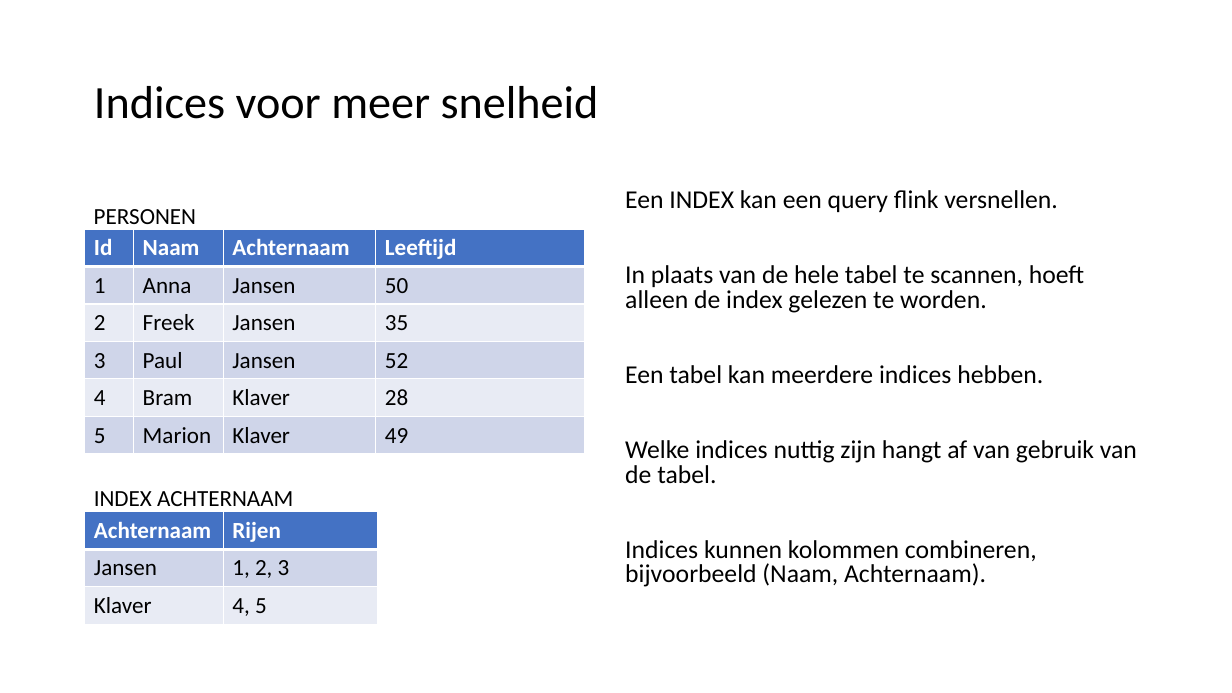
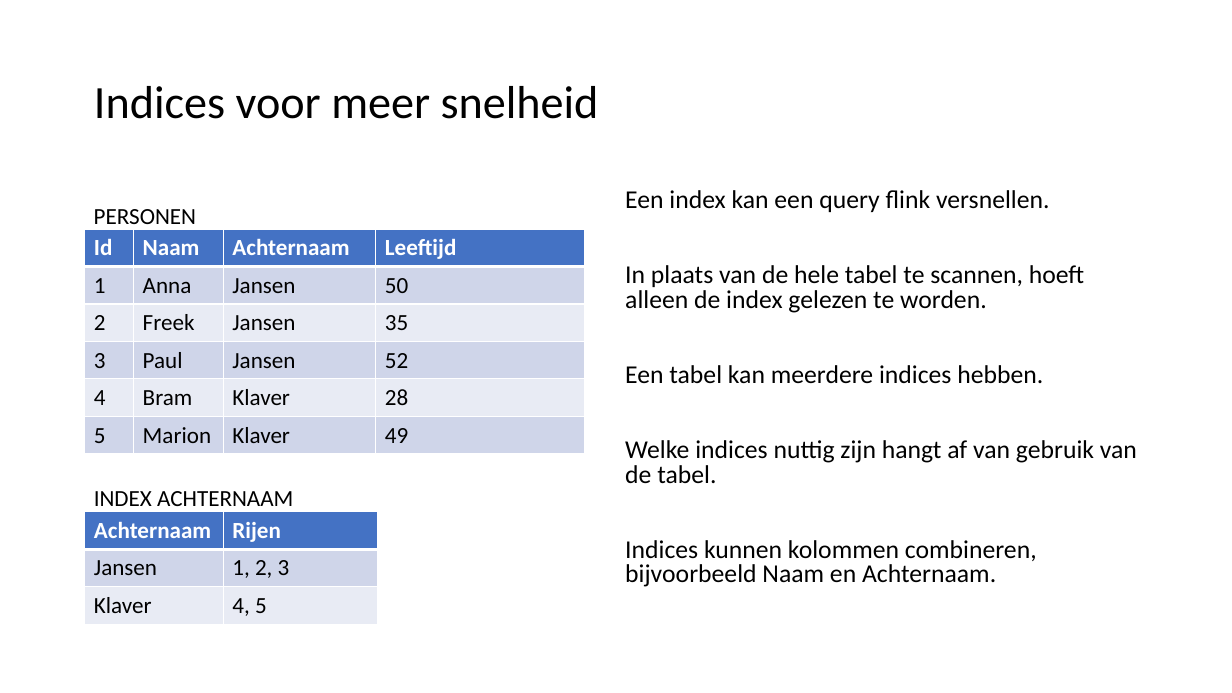
Before and after one commit to LFKoning/sql-cursus, a slide deck: slide 75 of sql_introductie.pptx. Drawn at 1232x693 pixels with LibreOffice and Linux fonts; fonts in the diff are those of the drawing. Boxes give left, top, right and bottom in pixels: in the first picture for what was removed or moved away, otherwise in the second. Text is boxed around its words. In the diff, an @@ line names an element or a change of style, - is before the commit and + after.

Commit message:
SQL Powerpoint typo squatting

```diff
--- a/sql_introductie.pptx
+++ b/sql_introductie.pptx
@@ text at box(625, 190, 1050, 212): text changed @@
-Een INDEX kan een query flink versnellen.
+Een index kan een query flink versnellen.
@@ text at box(625, 540, 1037, 587): text changed @@
-Indices kunnen kolommen combineren, bijvoorbeeld (Naam, Achternaam).
+Indices kunnen kolommen combineren, bijvoorbeeld Naam en Achternaam.
```
Also in this commit, not shown: 18 other slides changed.
